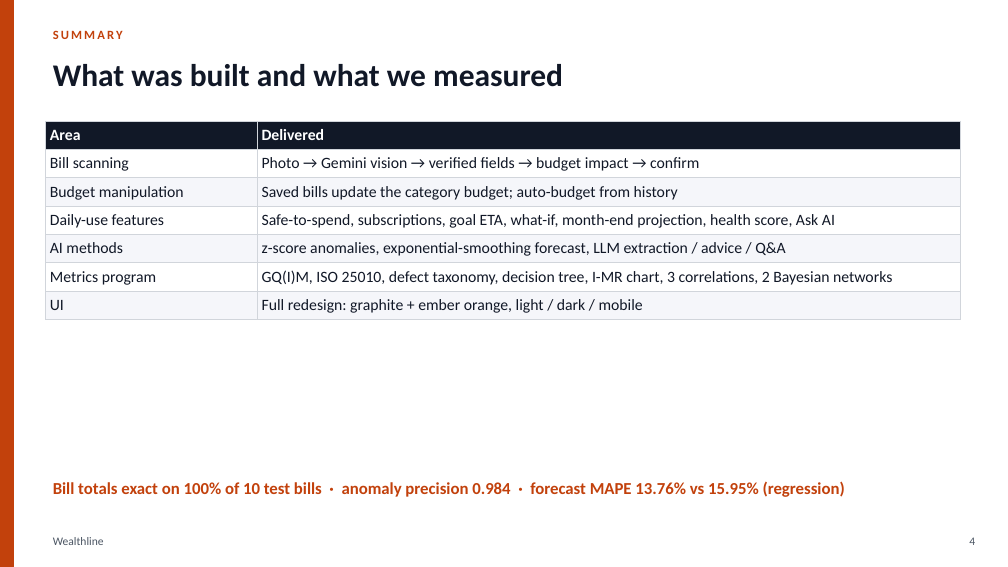
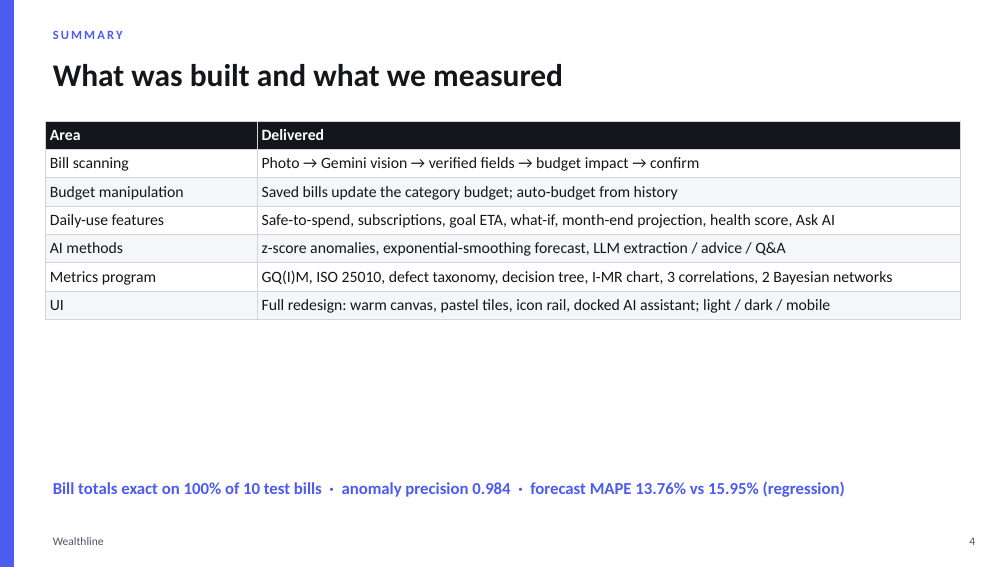
Before and after one commit to ethical0101/Personal-Finance-Management-System, a slide deck: slide 4 of report/Wealthline_Presentation.pptx. Drawn at 1008x567 pixels with LibreOffice and Linux fonts; fonts in the diff are those of the drawing. Boxes give left, top, right and bottom in pixels: in the first picture for what was removed or moved away, otherwise in the second. Text is boxed around its words. In the diff, an @@ line names an element or a change of style, - is before the commit and + after.

Commit message:
Restyle UI: warm canvas, pastel KPI tiles, icon rail, docked AI assistant with orb, motion; refresh screenshots, report and deck

```diff
--- a/report/Wealthline_Presentation.pptx
+++ b/report/Wealthline_Presentation.pptx
@@ rectangle at (0, 0, 14, 567): fill #C2410C to #4C5CF0; outline #C2410C 1 pt to #4C5CF0 1 pt @@
@@ text "SUMMARY" at (53, 31, 123, 39): text colour #C2410C to #4C5CF0 @@
@@ table at (45, 121, 960, 317) @@
-row 7, column 2: Full redesign: graphite + ember orange, light / dark / mobile
+row 7, column 2: Full redesign: warm canvas, pastel tiles, icon rail, docked AI assistant; light / dark / mobile
@@ fill #111827 to #14161C in row 1 @@
@@ text colour #111827 to #14161C in "Bill scanning", "Photo → Gemini vision → verified fields ...", "Budget manipulation", "Saved bills update the category budget; auto-budget ..." and 7 more places @@
@@ text "Bill totals exact on 100% ..." at (53, 482, 845, 497): text colour #C2410C to #4C5CF0 @@
```
Also in this commit, not shown: 16 other slides changed, 30 other files.
